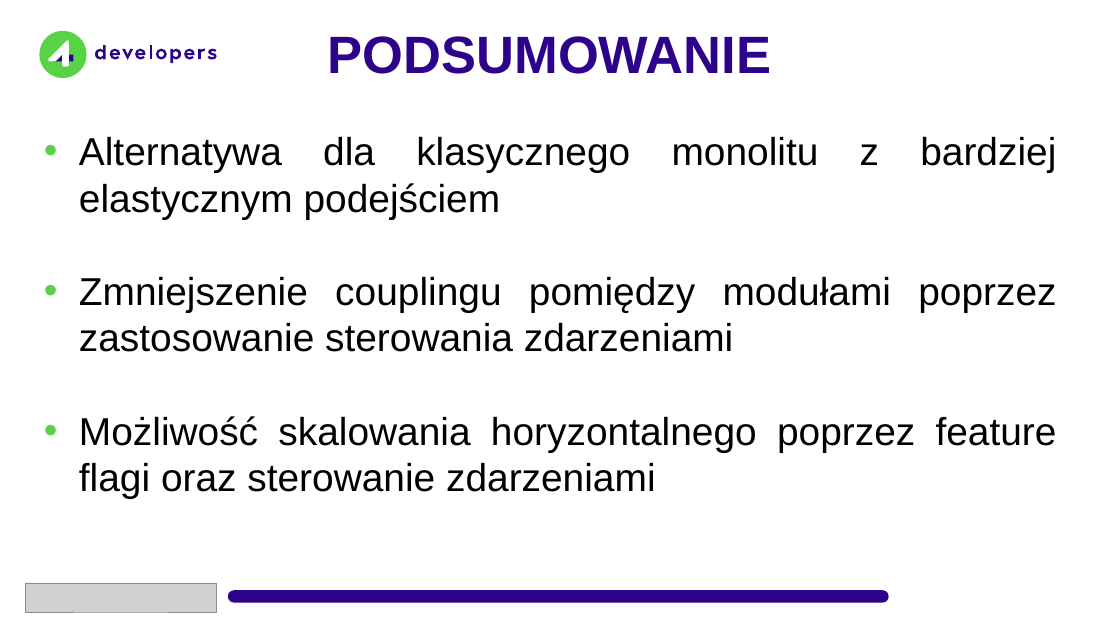
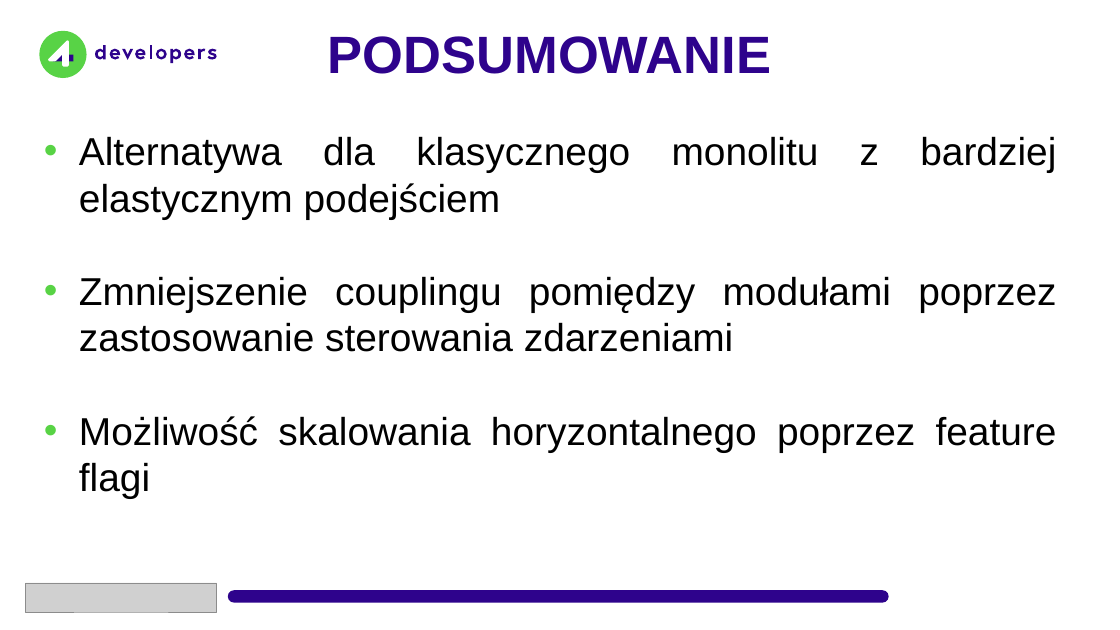
Before and after one commit to kamil-wysocki/4dev2024, a slide deck: slide 11 of 4Developers 2024.pptx. Drawn at 1120x630 pixels with LibreOffice and Linux fonts; fonts in the diff are those of the drawing; grey boxes stand for pictures; background and template pictures are left out. Boxes give left, top, right and bottom in pixels: in the first picture for what was removed or moved away, otherwise in the second. Text is boxed around its words. In the diff, an @@ line names an element or a change of style, - is before the commit and + after.

Commit message:
Presentation

```diff
--- a/4Developers 2024.pptx
+++ b/4Developers 2024.pptx
@@ text at [79,416,1057,499]: text changed @@
-• Możliwość skalowania horyzontalnego poprzez feature flagi oraz sterowanie zdarzeniami
+• Możliwość skalowania horyzontalnego poprzez feature flagi
```
Also in this commit, not shown: 4 other slides changed.
